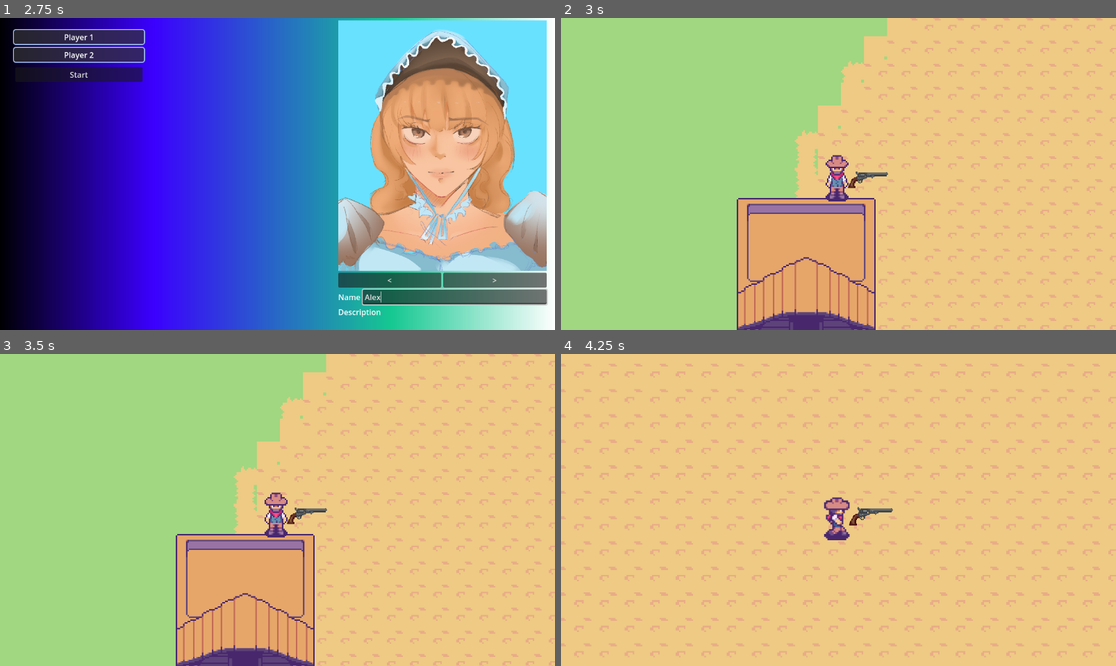
Above: before the commit, frames 1-4 (two rows, left to right).
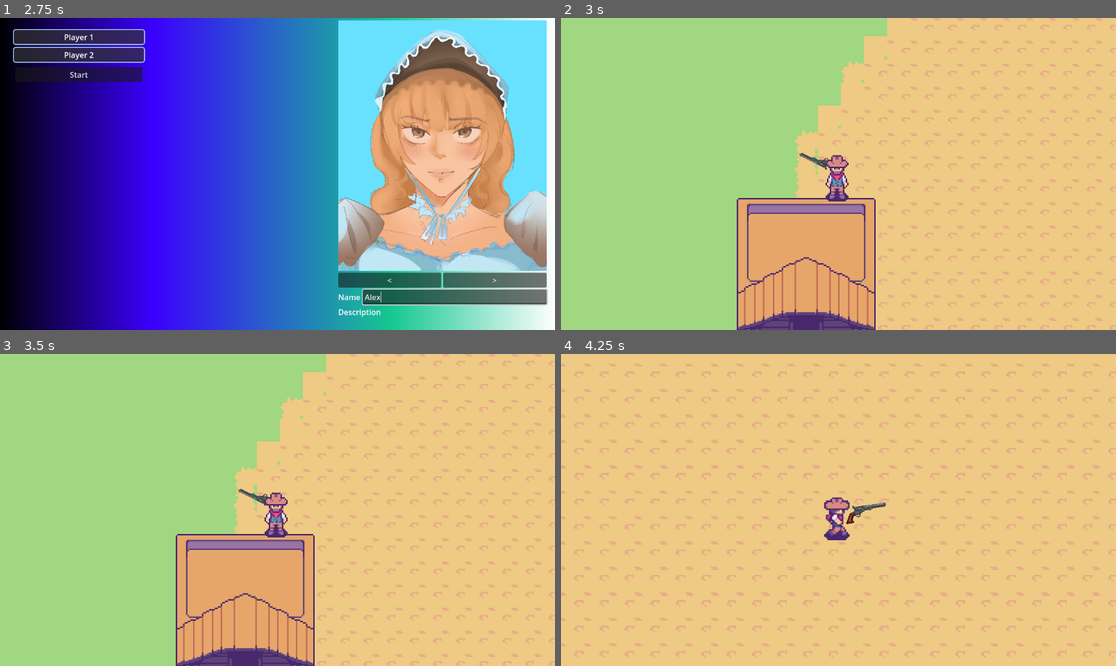
Above: after the commit, the same moments.

Repository: AugustanaCSC490Spring2025/Trail
Game: Godot game, scene res://Scenes/game.tscn
The game is run twice, just before and just after one commit, with the same random seed, the same clock (stepped at 60 frames per second) and the same inputs.
Inputs (mouse positions are in pixels of both pictures, inside the frame that each line leads up to):
- Up to frame 1 (2.75 s): click (233, 136) at 0.52 s; type "12" at 0.6 s; click "Create Lobby" at 1.25 s; click (455, 295) at 2.02 s; type "Alex" at 2.1 s
- Up to frame 2 (3 s): click "Start" at 2.75 s
- Up to frame 3 (3.5 s): no input
- Up to frame 4 (4.25 s): tap Enter at 3.5 s; move the mouse to (960, 494) at 3.52 s; hold D (move right) from 3.53 s (still down); tap Mouse wheel down (zoom_in) at 3.6 s

Frame 1 is identical in both runs. In frame 2, 0.2% of the frame differs, in the area x 42-59%, y 43-55%; in frame 3, 0.2%; in frame 4, 0.3%, in the area x 51-60%, y 47-56%.

Commit message:
added projectile weapon rotation around player

Diff:
--- a/Scenes/Player.tscn
+++ b/Scenes/Player.tscn
@@ -5,7 +5,7 @@
 [ext_resource type="Texture2D" uid="uid://bmknxe461lste" path="res://Sprites/wild_west_style/Generic Old West Graphicis/Player/Player Back Sheet.png" id="3_8jdqt"]
 [ext_resource type="Texture2D" uid="uid://iw3cv8rbcko" path="res://Sprites/wild_west_style/Generic Old West Graphicis/Player/Player Front Sheet.png" id="3_lefxi"]
 [ext_resource type="Texture2D" uid="uid://tefbmyd6ksk7" path="res://Sprites/wild_west_style/Generic Old West Graphicis/Player/Player Side Sheet.png" id="5_ss0l2"]
-[ext_resource type="PackedScene" uid="uid://cg8raeodv61nv" path="res://Scenes/Weapons/Colt1851.tscn" id="6_x73qf"]
+[ext_resource type="PackedScene" uid="uid://cg8raeodv61nv" path="res://Scenes/Weapons/ProjectileWeapon.tscn" id="6_x73qf"]
 
 [sub_resource type="RectangleShape2D" id="RectangleShape2D_0kbtj"]
 size = Vector2(19, 6)
@@ -707,6 +707,7 @@
 shape = SubResource("RectangleShape2D_0kbtj")
 
 [node name="AnimatedSprite2D" type="AnimatedSprite2D" parent="."]
+z_index = 2
 sprite_frames = SubResource("SpriteFrames_dlwk3")
 animation = &"idle_down"
 
@@ -724,8 +725,4 @@
 [node name="MultiplayerSynchronizer" type="MultiplayerSynchronizer" parent="."]
 replication_config = SubResource("SceneReplicationConfig_mhctf")
 
-[node name="Weapon Pivot" type="Node2D" parent="."]
-
-[node name="Colt" parent="Weapon Pivot" instance=ExtResource("6_x73qf")]
-position = Vector2(20.405, 3.96)
-scale = Vector2(0.42, 0.42)
+[node name="Weapon Pivot" parent="." instance=ExtResource("6_x73qf")]
--- a/Scenes/Weapons/Colt1851.tscn
+++ /dev/null
@@ -1,12 +0,0 @@
-[gd_scene load_steps=2 format=3 uid="uid://cg8raeodv61nv"]
-
-[ext_resource type="Texture2D" uid="uid://dk68ssjyw150w" path="res://Sprites/Weapons/1851 Colt Navy/transparent.png" id="1_stcyh"]
-
-[node name="Node2D" type="Node2D"]
-
-[node name="Sprite2D" type="Sprite2D" parent="."]
-texture = ExtResource("1_stcyh")
-
-[node name="RayCast2D" type="RayCast2D" parent="."]
-position = Vector2(-17, -9)
-target_position = Vector2(49, 0)
--- /dev/null
+++ b/Scenes/Weapons/ProjectileWeapon.tscn
@@ -0,0 +1,16 @@
+[gd_scene load_steps=3 format=3 uid="uid://cg8raeodv61nv"]
+
+[ext_resource type="Script" path="res://Scripts/projectile_weapon.gd" id="1_8i013"]
+[ext_resource type="Texture2D" uid="uid://dk68ssjyw150w" path="res://Sprites/Weapons/1851 Colt Navy/transparent.png" id="1_qmnf2"]
+
+[node name="Weapon Pivot" type="Node2D"]
+script = ExtResource("1_8i013")
+
+[node name="Sprite2D" type="Sprite2D" parent="."]
+z_index = 1
+position = Vector2(17, 4)
+scale = Vector2(0.4, 0.4)
+texture = ExtResource("1_qmnf2")
+
+[node name="Tip" type="Node2D" parent="Sprite2D"]
+position = Vector2(32.5, -10)
--- /dev/null
+++ b/Scripts/projectile_weapon.gd
@@ -0,0 +1,12 @@
+extends Node2D
+
+var mouse_position =  null
+@onready var weapon_tip = $RayCast2D/Tip
+@onready var pointing_tip = $RayCast2D
+@onready var pivot_point = $"."
+
+func _physics_process(delta: float) -> void:
+	mouse_position = get_global_mouse_position()
+	pivot_point.look_at(mouse_position)
+	#weapon_tip.position = mouse_position
+	#pointing_tip.target_position = mouse_position
Empty file removed: Scripts/projectile_weapons.gd
